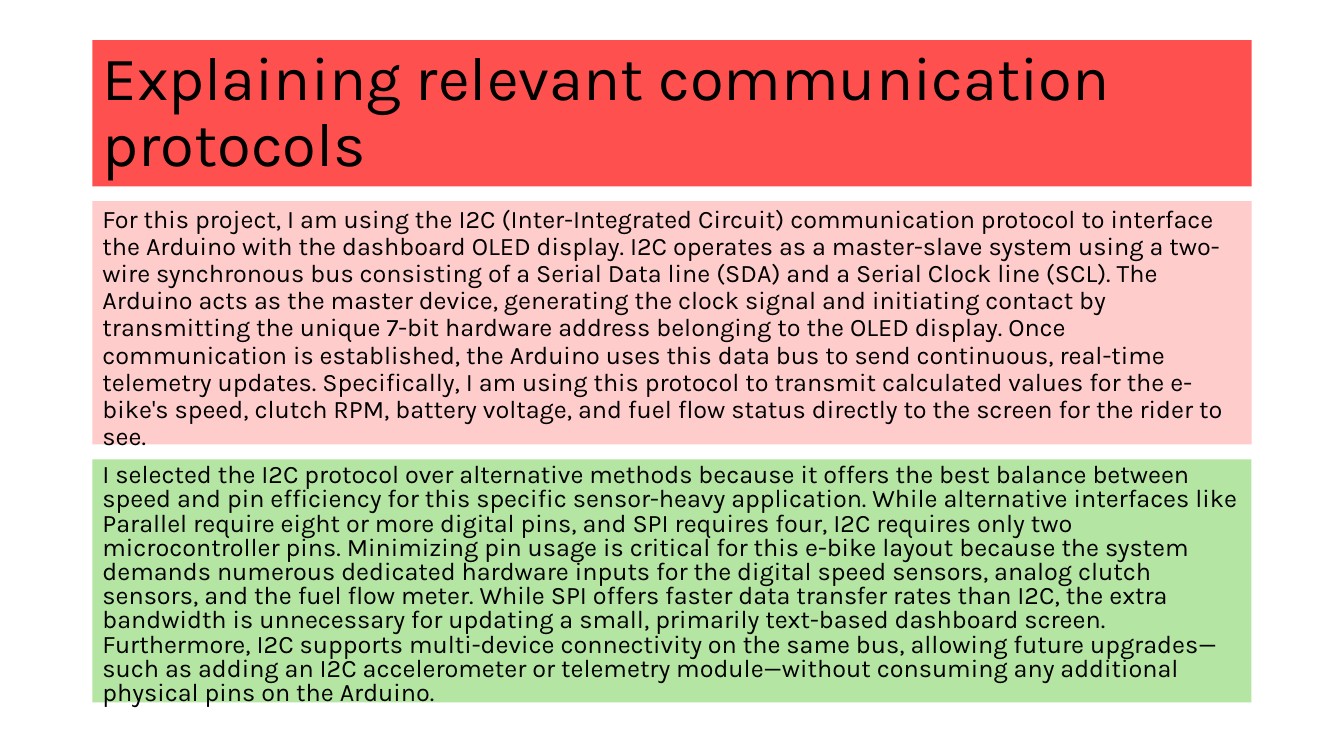
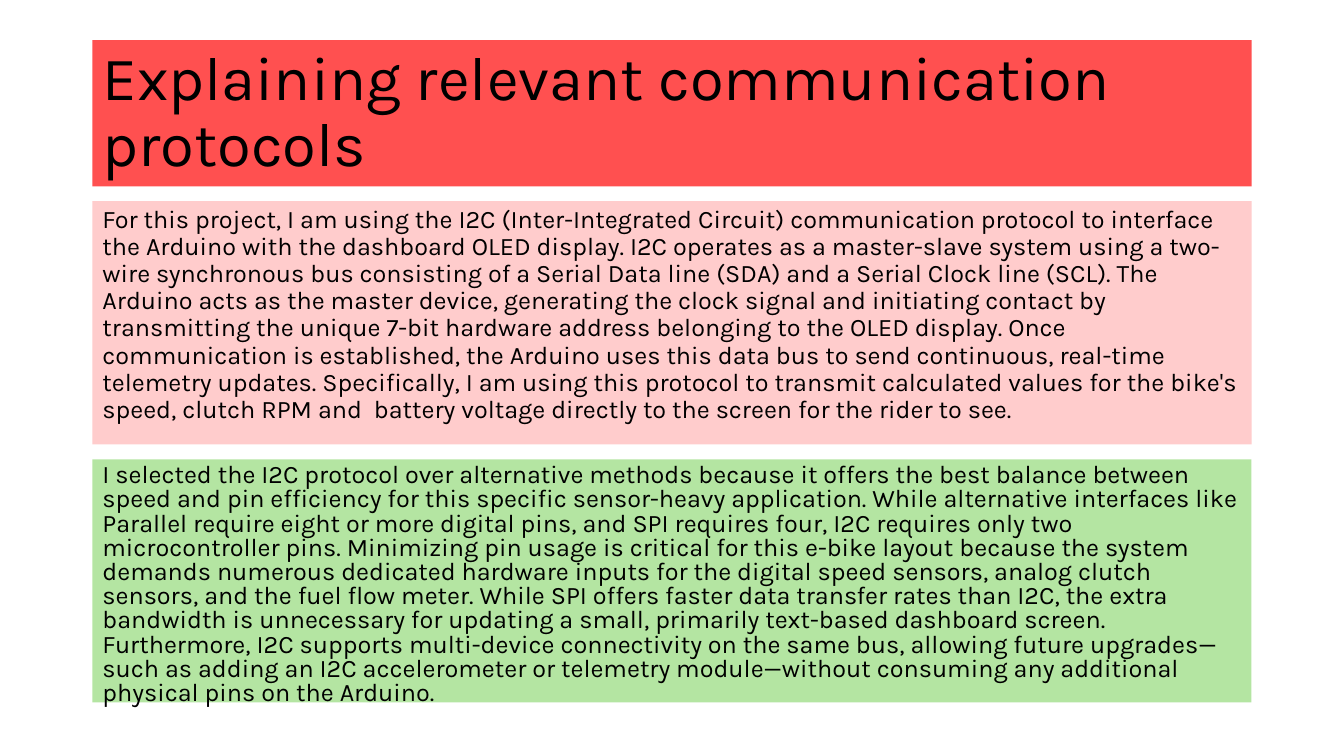
Before and after one commit to Heinrich70/Heinrich-13-Di-70cc-hybrid-pitbike, a slide deck: slide 7 of AS91904 Electronics Heinrich Venter.pptx. Drawn at 1344x756 pixels with LibreOffice and Linux fonts; fonts in the diff are those of the drawing. Boxes give left, top, right and bottom in pixels: in the first picture for what was removed or moved away, otherwise in the second. Text is boxed around its words. In the diff, an @@ line names an element or a change of style, - is before the commit and + after.

```diff
--- a/AS91904 Electronics Heinrich Venter.pptx
+++ b/AS91904 Electronics Heinrich Venter.pptx
@@ text at (102,210,1236,425): text changed @@
-For this project, I am using the I2C (Inter-Integrated Circuit) communication protocol to interface the Arduino with the dashboard OLED display. I2C operates as a master-slave system using a two-wire synchronous bus consisting of a Serial Data line (SDA) and a Serial Clock line (SCL). The Arduino acts as the master device, generating the clock signal and initiating contact by transmitting the unique 7-bit hardware address belonging to the OLED display. Once communication is established, the Arduino uses this data bus to send continuous, real-time telemetry updates. Specifically, I am using this protocol to transmit calculated values for the e-bike's speed, clutch RPM, battery voltage, and fuel flow status directly to the screen for the rider to see.
+For this project, I am using the I2C (Inter-Integrated Circuit) communication protocol to interface the Arduino with the dashboard OLED display. I2C operates as a master-slave system using a two-wire synchronous bus consisting of a Serial Data line (SDA) and a Serial Clock line (SCL). The Arduino acts as the master device, generating the clock signal and initiating contact by transmitting the unique 7-bit hardware address belonging to the OLED display. Once communication is established, the Arduino uses this data bus to send continuous, real-time telemetry updates. Specifically, I am using this protocol to transmit calculated values for the bike's speed, clutch RPM and battery voltage directly to the screen for the rider to see.
```
Also in this commit, not shown: 7 other slides changed.
